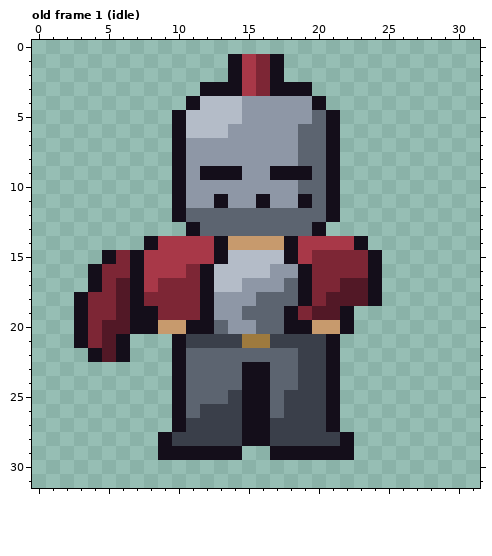
Two states of a pixel-art file, assets/aseprite/warrior_32.aseprite. Above is the file before it was changed.
32x32 pixels, 10 frames. Shown: old frame 1 (idle). The commit also changed other frames, which this record leaves out.
The result:
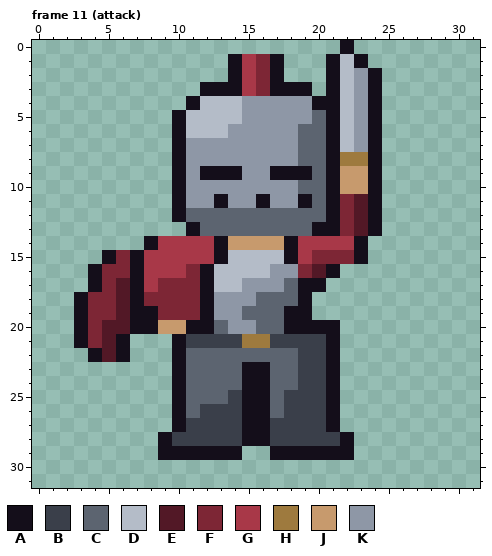
Palette (. is transparent): A #140e1a  B #3a3f4a  C #5c6470  D #b4bcc8  E #521826  F #7d2635  G #a83848  H #9e7a3e  J #c79a6d  K #8e97a6
A new or re-ordered frame is compared with the old frame closest to it.
From old to new:
{"change": "frames 10 -> 14"}
{"where": "frame 11 (attack) is new; against old frame 1 (idle)"}
{"frame":11,"y":0,"x":22,"old":".","new":"A"}
{"frame":11,"y":1,"x":21,"old":"...","new":"ADA"}
{"frame":11,"y":2,"x":21,"old":"....","new":"ADKA"}
{"frame":11,"y":3,"x":21,"old":"....","new":"ADKA"}
{"frame":11,"y":4,"x":21,"old":"....","new":"ADKA"}
{"frame":11,"y":5,"x":22,"old":"...","new":"DKA"}
{"frame":11,"y":6,"x":22,"old":"...","new":"DKA"}
{"frame":11,"y":7,"x":22,"old":"...","new":"DKA"}
{"frame":11,"y":8,"x":22,"old":"...","new":"HHA"}
{"frame":11,"y":9,"x":22,"old":"...","new":"JJA"}
{"frame":11,"y":10,"x":22,"old":"...","new":"JJA"}
{"frame":11,"y":11,"x":22,"old":"...","new":"FEA"}
{"frame":11,"y":12,"x":22,"old":"...","new":"FEA"}
{"frame":11,"y":13,"x":21,"old":"....","new":"AFEA"}
{"frame":11,"y":15,"x":23,"old":"FA","new":"A."}
{"frame":11,"y":16,"x":19,"old":"AFFFFA","new":"FEA..."}
{"frame":11,"y":17,"x":20,"old":"FFEEA","new":"A...."}
{"frame":11,"y":18,"x":20,"old":"FEEEA","new":"....."}
{"frame":11,"y":19,"x":19,"old":"FEEA","new":"A..."}
{"frame":11,"y":20,"x":20,"old":"JJA","new":"AA."}
{"label":"changed","picture_box":[298,40,382,334]}
